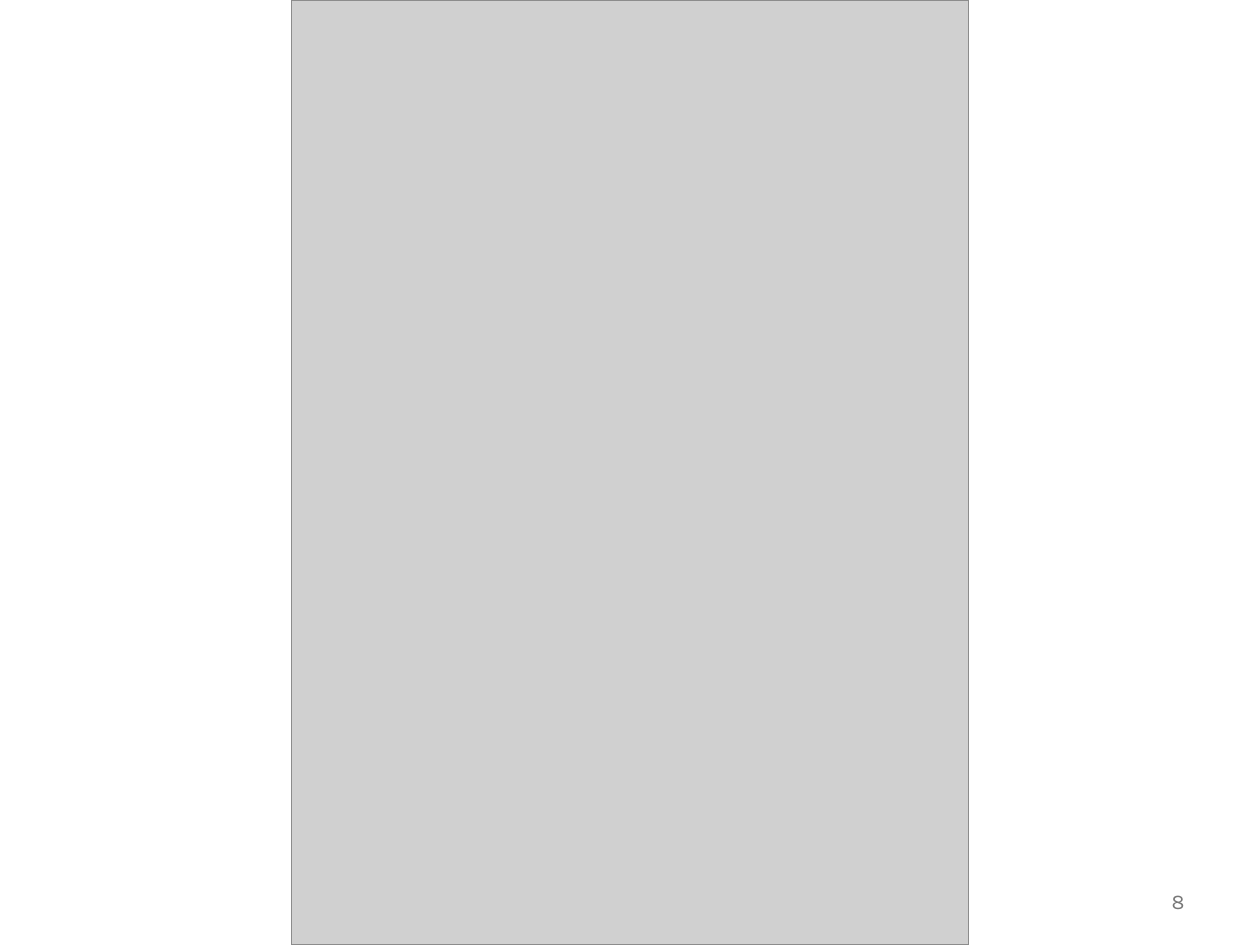
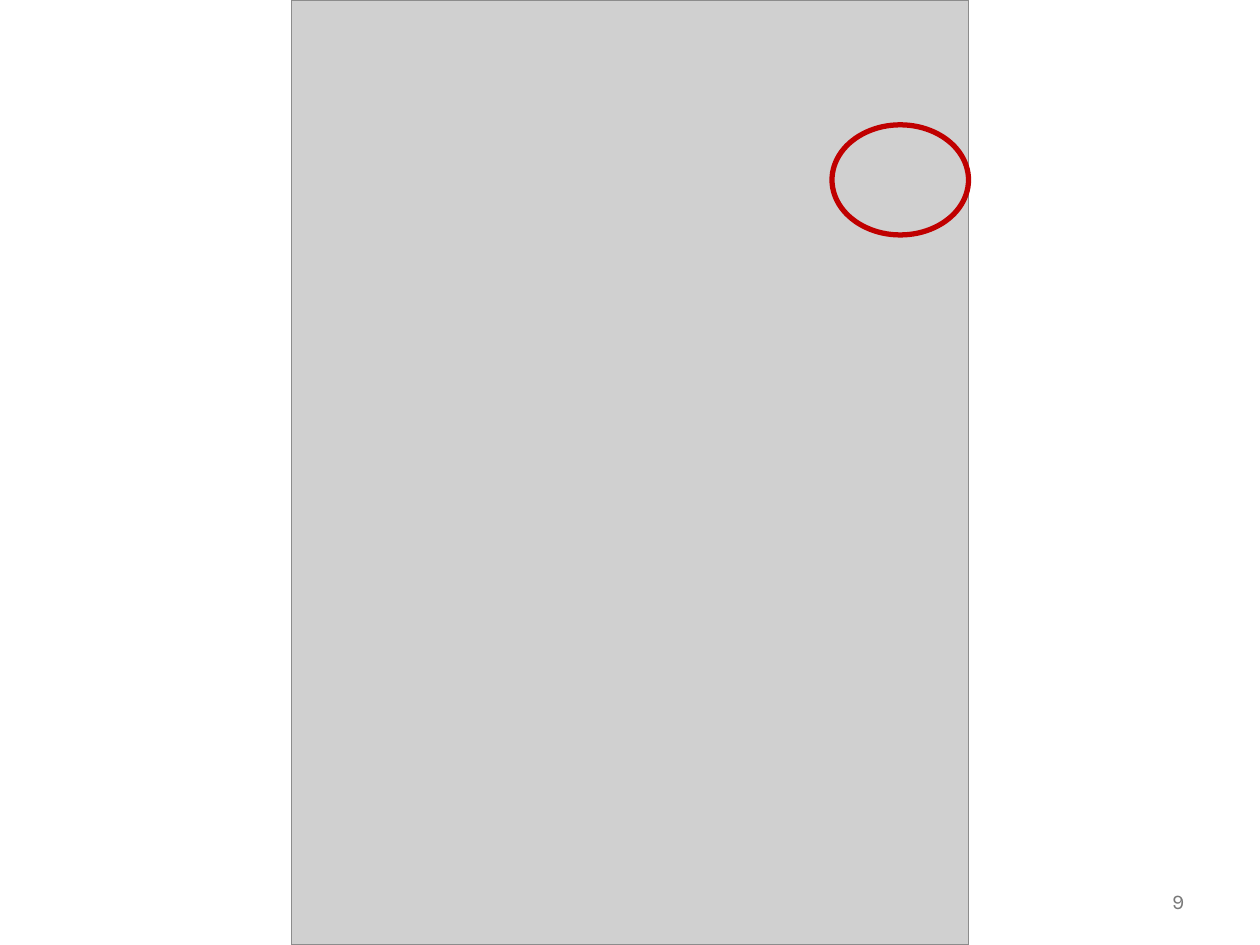
Before and after one commit to abuabara/abuabara.github.io, a slide deck: slide 9 of DAEN489S26/week11_slides.pptx (slide 8 before the commit). Drawn at 1260x945 pixels with LibreOffice and Linux fonts; fonts in the diff are those of the drawing; grey boxes stand for pictures. Boxes give left, top, right and bottom in pixels: in the first picture for what was removed or moved away, otherwise in the second. Text is boxed around its words. In the diff, an @@ line names an element or a change of style, - is before the commit and + after.

```diff
--- a/DAEN489S26/week11_slides.pptx
+++ b/DAEN489S26/week11_slides.pptx
@@ ellipse added at <box>832,125,968,234</box>, outline #C00000 3 pt @@
```
Also in this commit, not shown: 1 other slide changed, 1 slide added.
